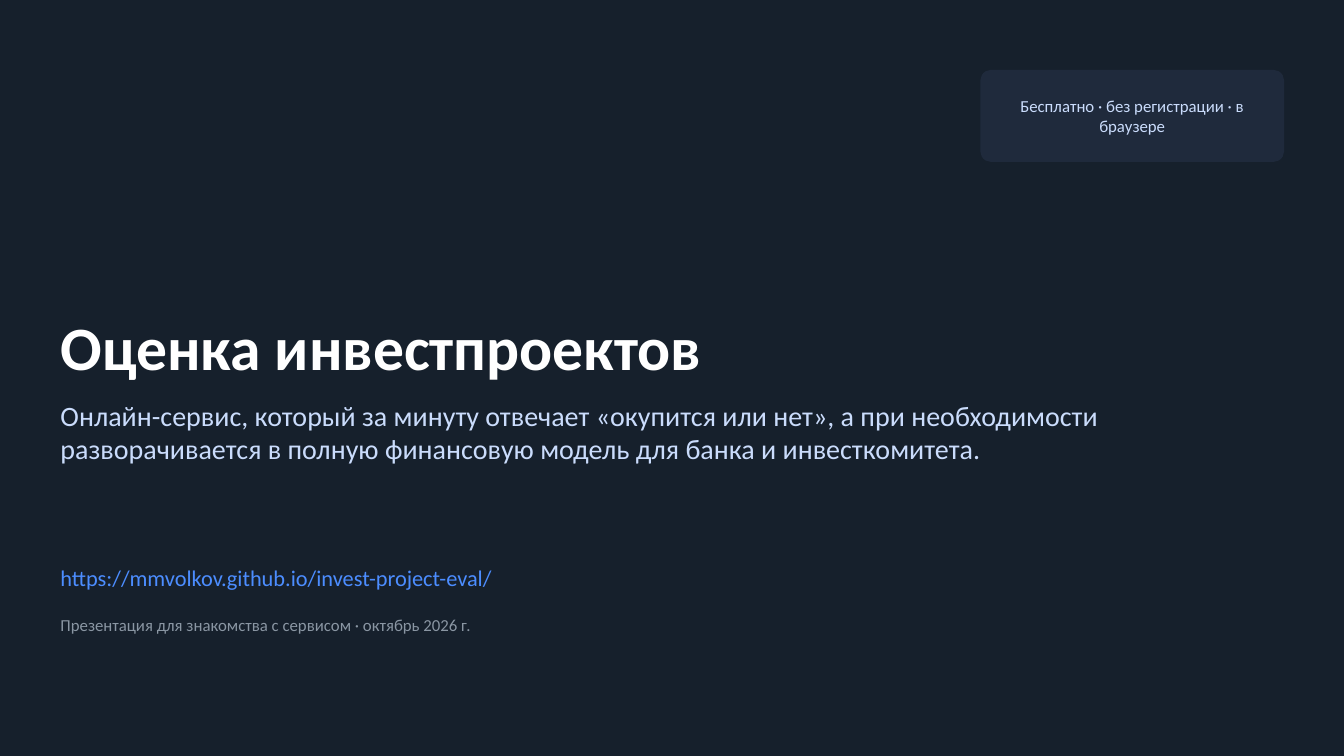
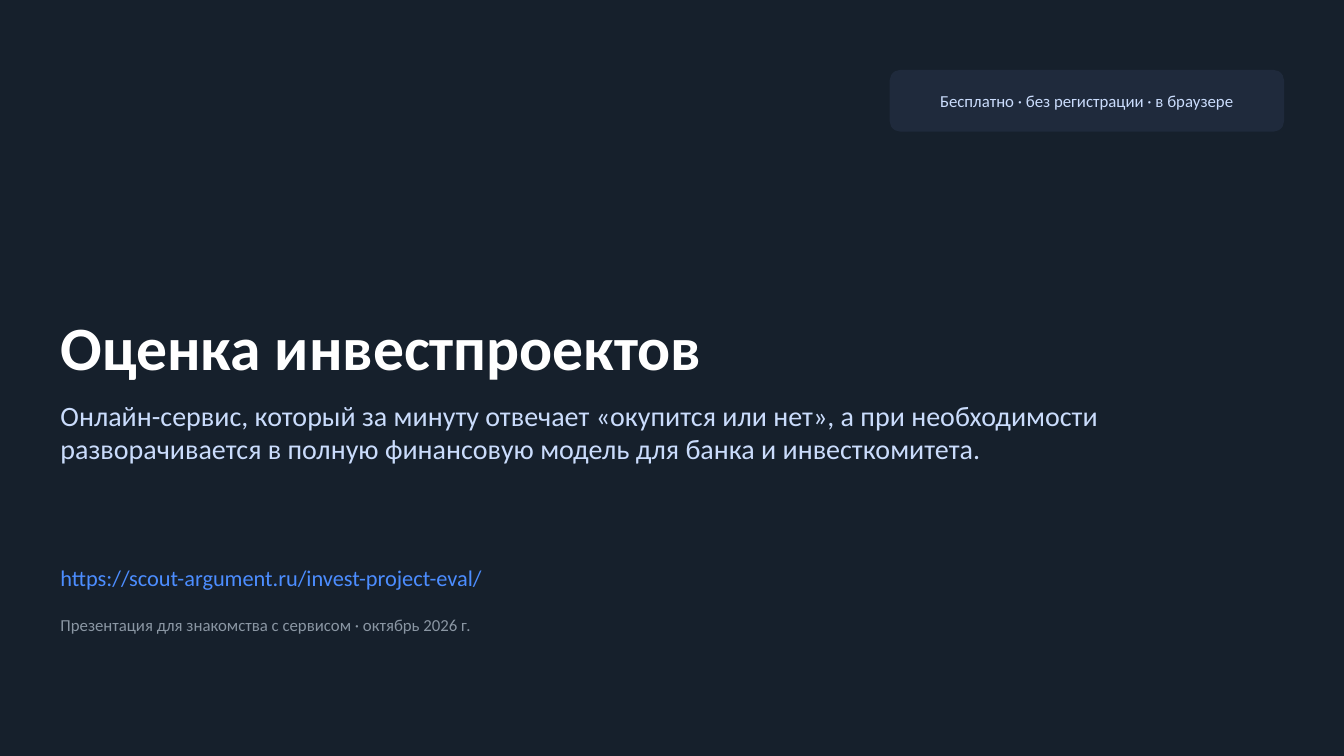
Before and after one commit to mmvolkov/invest-project-eval, a slide deck: slide 1 of docs/Презентация_сервиса.pptx. Drawn at 1344x756 pixels with LibreOffice and Linux fonts; fonts in the diff are those of the drawing. Boxes give left, top, right and bottom in pixels: in the first picture for what was removed or moved away, otherwise in the second. Text is boxed around its words. In the diff, an @@ line names an element or a change of style, - is before the commit and + after.

```diff
--- a/docs/Презентация_сервиса.pptx
+++ b/docs/Презентация_сервиса.pptx
@@ rounded rectangle: place and size @@
-rounded rectangle at bbox=[981, 71, 1284, 161]
+rounded rectangle at bbox=[890, 71, 1284, 131]
@@ rounded rectangle at bbox=[890, 71, 1284, 131]: proportions changed @@
@@ text "Бесплатно · без регистрации · ..." rewrapped from bbox=[1020, 100, 1244, 135] to bbox=[940, 95, 1233, 110] @@
@@ text at bbox=[60, 570, 481, 590]: text changed @@
-https://mmvolkov.github.io/invest-project-eval/
+https://scout-argument.ru/invest-project-eval/
```
Also in this commit, not shown: 15 other slides changed, 1 other file.
